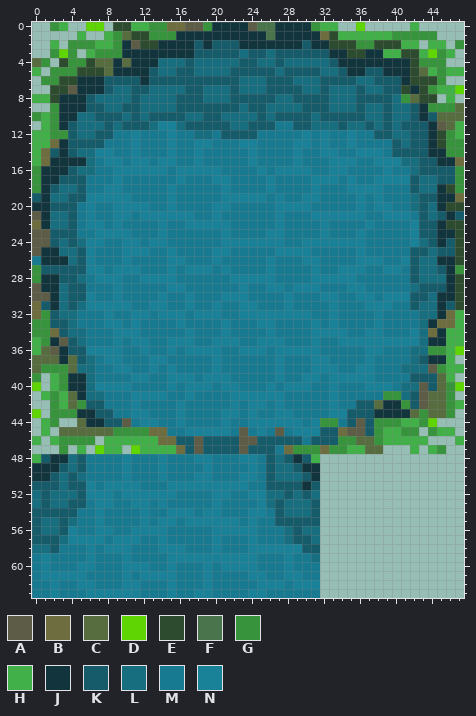
Edited in one commit: pixel-art sprite (Assets/All_Elements/Map_Elements/water.png). The picture above was drawn from the file before the commit.
The file is 48x64 pixels. Colours within 5 levels of each other are drawn and written as one.
Palette (. is transparent): A #5c5c47  B #6d6d3f  C #586d3f  D #60d504  E #2d4c2f  F #49744c  G #38933d  H #42b049  J #12353d  K #155b69  L #176e7e  M #187a90  N #198298
The result:
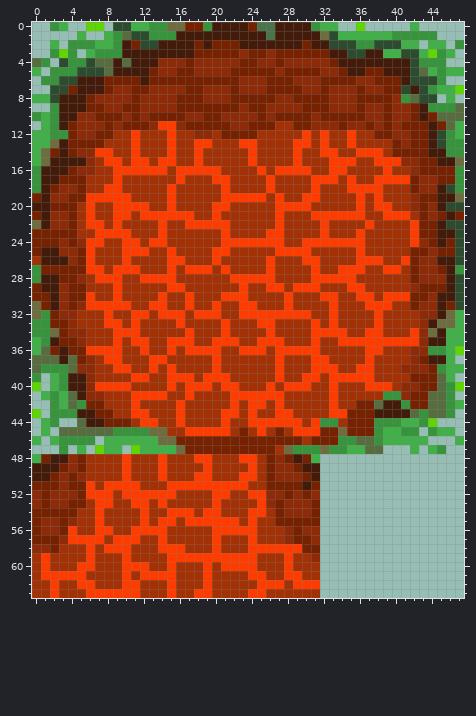
Difference:
Colour J changes from #12353d to #431b0b.
Colour K changes from #155b69 to #762100.
Colour L changes from #176e7e to #8d2a07.
Colour M changes from #187a90 to #a23205.
Colour N changes from #198298 to #ff3c00.
Colour A gives way to colour K in row 0 at x 17 to 18 and 24; in row 2 at x 11; in row 7 at x 4; in row 11 at x 45; in row 21 at x 0; in rows 23 to 24 at x 0 to 1.
Colour A gives way to colour K in row 25 at x 0; in row 29 at x 0; in row 30 at x 0 to 1; in row 35 at x 3; in row 36 at x 2; in row 38 at x 44.
Colour A gives way to colour K in rows 40 to 42 at x 43; in row 44 at x 10 and 36; in row 45 at x 23, 27 and 35 to 36; in row 46 at x 18 and 23 to 24; in row 47 at x 18 and 23.
Pixel boxes of the changes (left, top, right, bottom) in both pictures:
changed: (32, 22, 464, 598)
